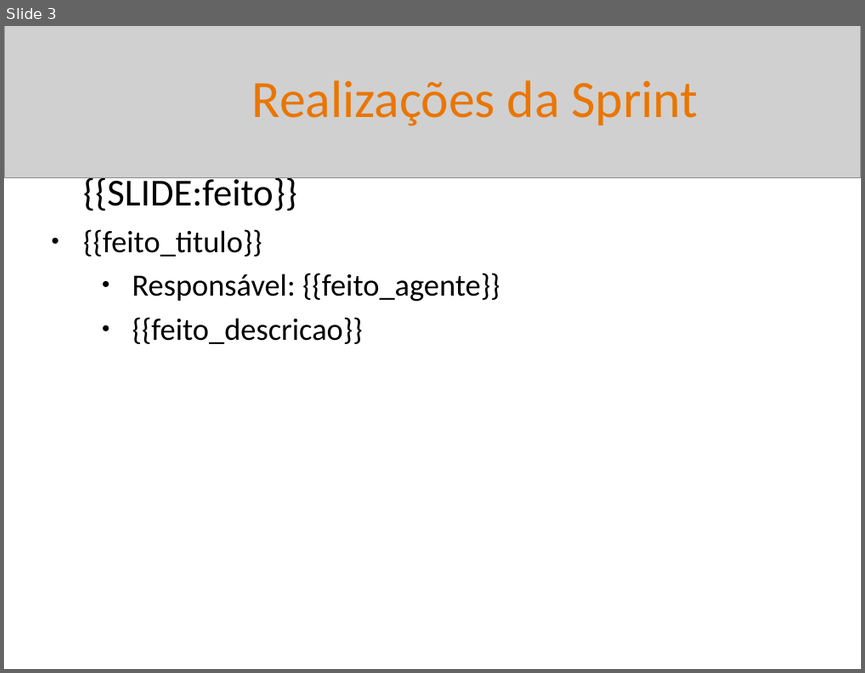
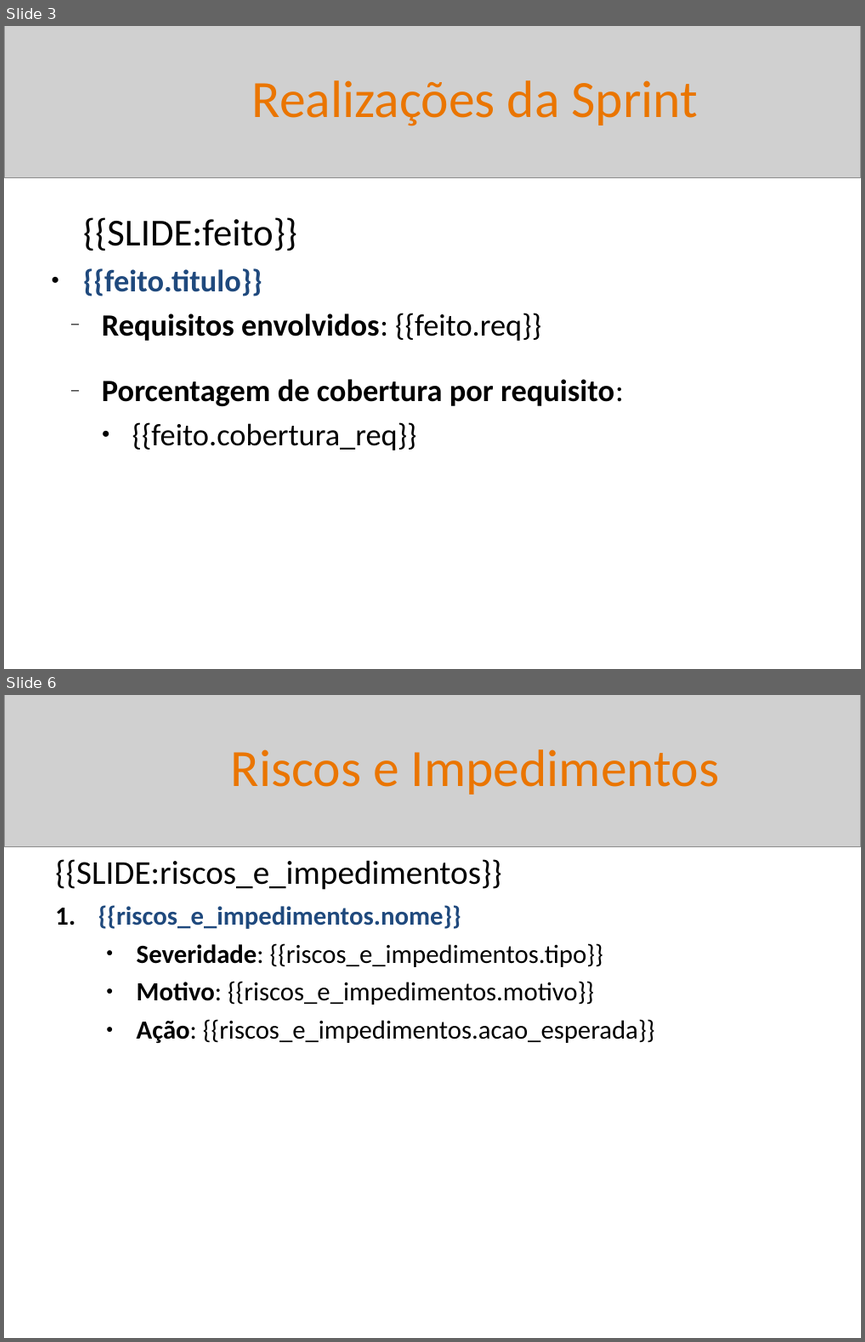
Before and after one commit to BetoFigu66/AgenteAssistenteDeVendas, a slide deck: artefatos/gerente_de_projetos/report_templates/template_sprint_review_interno.pptx. Shown one above the other, each under a label of ours: slide 3 before the commit, slides 3 and 6 after it; the slides between them are not shown. The pictures are 865x673 and 865x1342 pixels, drawn with LibreOffice and Linux fonts; fonts in the diff are those of the drawing; grey boxes stand for pictures. Boxes give left, top, right and bottom in pixels: in the first picture for what was removed or moved away, otherwise in the second. Text is boxed around its words. In the diff, an @@ line names an element or a change of style, - is before the commit and + after.

```diff
--- a/artefatos/gerente_de_projetos/report_templates/template_sprint_review_interno.pptx
+++ b/artefatos/gerente_de_projetos/report_templates/template_sprint_review_interno.pptx
@@ slide 6 added at (4,695,861,1338), background #FFFFFF @@
@@ picture added at (4,695,861,846) @@
@@ text added at (231,749,719,794), 44 pt, text #EA7500 @@
+Riscos e Impedimentos
@@ text added at (55,859,655,1043), 22 pt, text #000000 @@
+{{SLIDE:riscos_e_impedimentos}}
+1. {{riscos_e_impedimentos.nome}}
+  ● Severidade: {{riscos_e_impedimentos.tipo}}
+  ● Motivo: {{riscos_e_impedimentos.motivo}}
+  ● Ação: {{riscos_e_impedimentos.acao_esperada}}
@@ slide 3 changed as well @@
@@ text "{{SLIDE:feito}}": place and size @@
-text "{{SLIDE:feito}}" at (83,174,500,344)
+text "{{SLIDE:feito}}" at (83,217,624,450)
@@ text at (83,268,624,450): text changed; bold on @@
-● {{feito_titulo}}
-  ● Responsável: {{feito_agente}}
-  ● {{feito_descricao}}
+● {{feito.titulo}}
+  – Requisitos envolvidos: {{feito.req}}
+  – Porcentagem de cobertura por requisito:
+  ● {{feito.cobertura_req}}
```
Also in this commit, not shown: 6 other slides changed, 3 other slides added, 2 slides removed, 12 other files.
